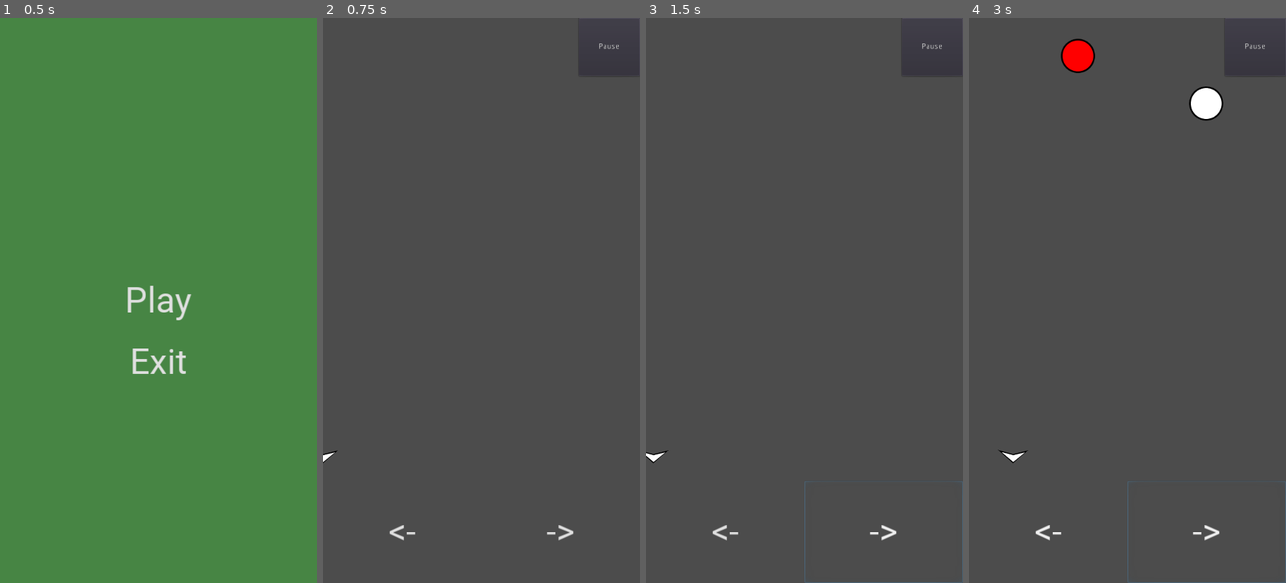
Above: before the commit, frames 1-4 (left to right).
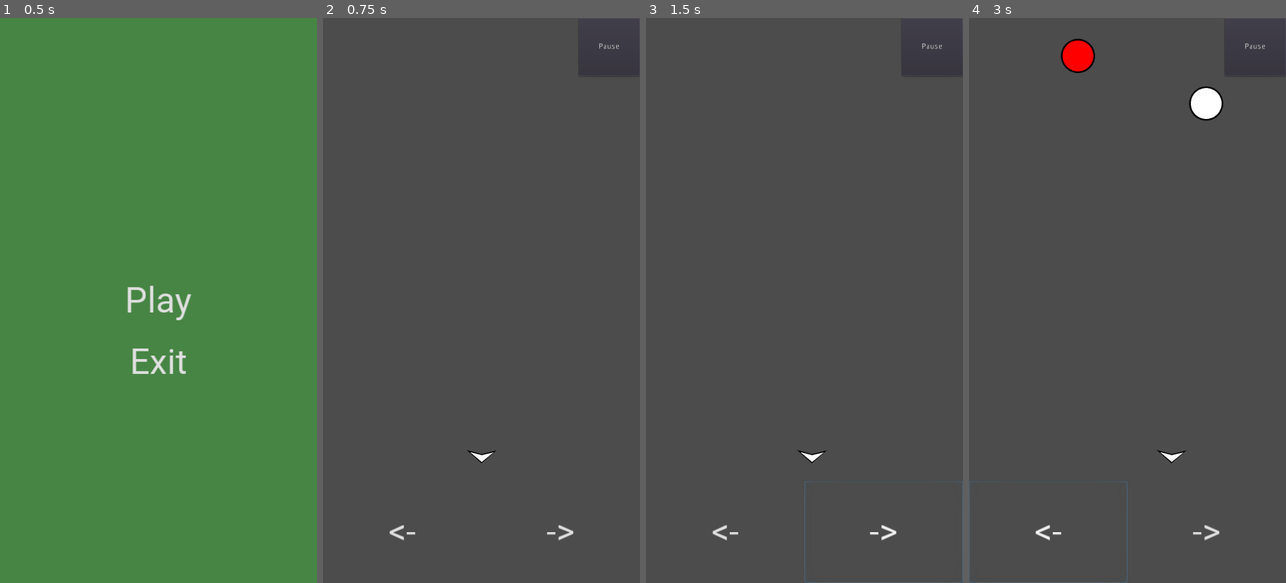
Above: after the commit, the same moments.

Repository: Jomii/Digital-game-2
Game: Godot game, scene res://Scenes/MainMenu.tscn
Same seed, same stepped clock (60 frames per second), same inputs: the game is played once before the commit and once after it.
Inputs:
- Up to frame 1 (0.5 s): no input
- Up to frame 2 (0.75 s): click "Play" at 0.5 s
- Up to frame 3 (1.5 s): click "->" at 1.25 s
- Up to frame 4 (3 s): click "<-" at 2 s; hold Right (ui_right) from 2.78 s (still down)

Frame 1 is identical in both runs. In frame 2, 0.1% of the frame differs, in the area x 0-55%, y 76-79%; in frame 3, 0.1%; in frame 4, 0.4%, in the area x 0-100%, y 76-100%.

Commit message:
Add start pos for player, begin implementing dialogue for level scene

Diff:
--- a/Scenes/LevelScene.tscn
+++ b/Scenes/LevelScene.tscn
@@ -12,21 +12,17 @@
 
 [node name="Drops" type="Node" parent="."]
 
+[node name="StartPosition" type="Position2D" parent="."]
+position = Vector2( 288, 800.419 )
+
 [node name="Player" parent="." instance=ExtResource( 3 )]
-position = Vector2( 0, 800.419 )
 
-[node name="EnemySpawn" type="Line2D" parent="."]
+[node name="DropSpawn" type="Line2D" parent="."]
 position = Vector2( 20, 60 )
 points = PoolVector2Array( 4, 0, 530, 0 )
 default_color = Color( 0.4, 0.501961, 1, 0 )
 
-[node name="UI" type="Control" parent="."]
-anchor_right = 1.0
-anchor_bottom = 1.0
-__meta__ = {
-"_edit_lock_": true,
-"_edit_use_anchors_": false
-}
+[node name="UI" type="CanvasLayer" parent="."]
 
 [node name="RightButton" type="Button" parent="UI"]
 anchor_top = 1.0
--- a/Scripts/Drop.gd
+++ b/Scripts/Drop.gd
@@ -7,6 +7,6 @@
 func _ready():
 	screen_size = get_viewport_rect().size
 
-func _process(delta):
+func _process(_delta):
 	if position.y > screen_size.y:
 		queue_free()
--- a/Scripts/Main.gd
+++ b/Scripts/Main.gd
@@ -5,14 +5,19 @@
 # Called when the node enters the scene tree for the first time.
 func _ready():
 	randomize()
+	start_game()
+
+func start_game():
+	# TODO: Set player position to bottom of screen - padding (consisting of player sprite)
+	$Player.start($StartPosition.position)
 
 func _on_SpawnTimer_timeout():
-	var x1 = int(round($EnemySpawn.get_point_position(0).x)) # First point
-	var x2 = int(round($EnemySpawn.get_point_position($EnemySpawn.get_point_count() - 1).x)) # Last point
+	var x1 = int(round($DropSpawn.get_point_position(0).x)) # First point
+	var x2 = int(round($DropSpawn.get_point_position($DropSpawn.get_point_count() - 1).x)) # Last point
 
 	var randomXFromSpawn = randi() % (x2 - x1 + 1) + x1
 
-	var spawnPosition = Vector2(randomXFromSpawn, $EnemySpawn.transform.get_origin().y)
+	var spawnPosition = Vector2(randomXFromSpawn, $DropSpawn.transform.get_origin().y)
 
 	var drop = Drop.instance()
 
--- a/Scripts/Player.gd
+++ b/Scripts/Player.gd
@@ -11,6 +11,9 @@
 # Called when the node enters the scene tree for the first time.
 func _ready():
 	screen_size = get_viewport_rect().size
+
+func start(pos):
+	position = pos
 
 func _process(delta):
 	var velocity = Vector2()
Binary file added: Art/Sprites/Kasvokuva.png
Not shown, added: Art/Sprites/Kasvokuva.png.import
